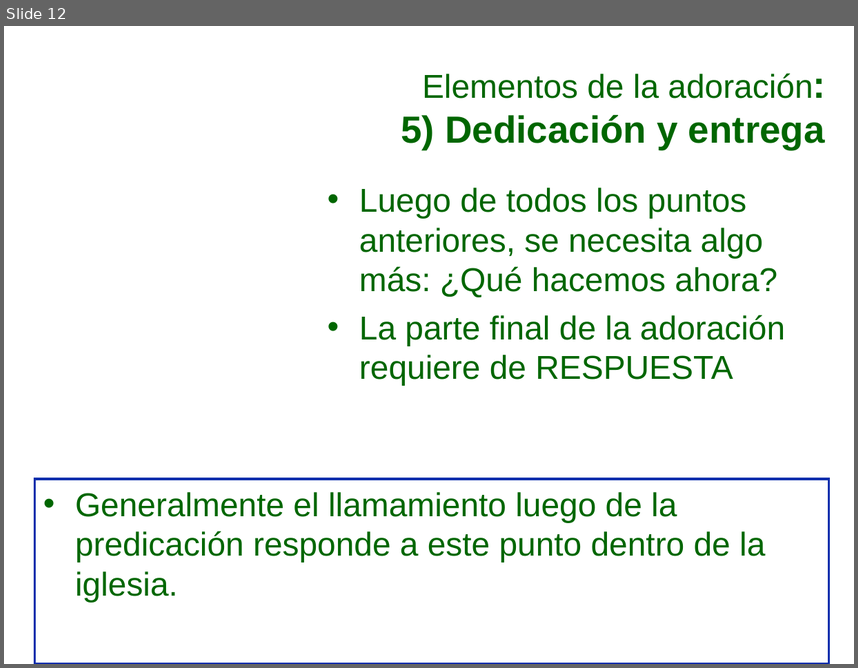
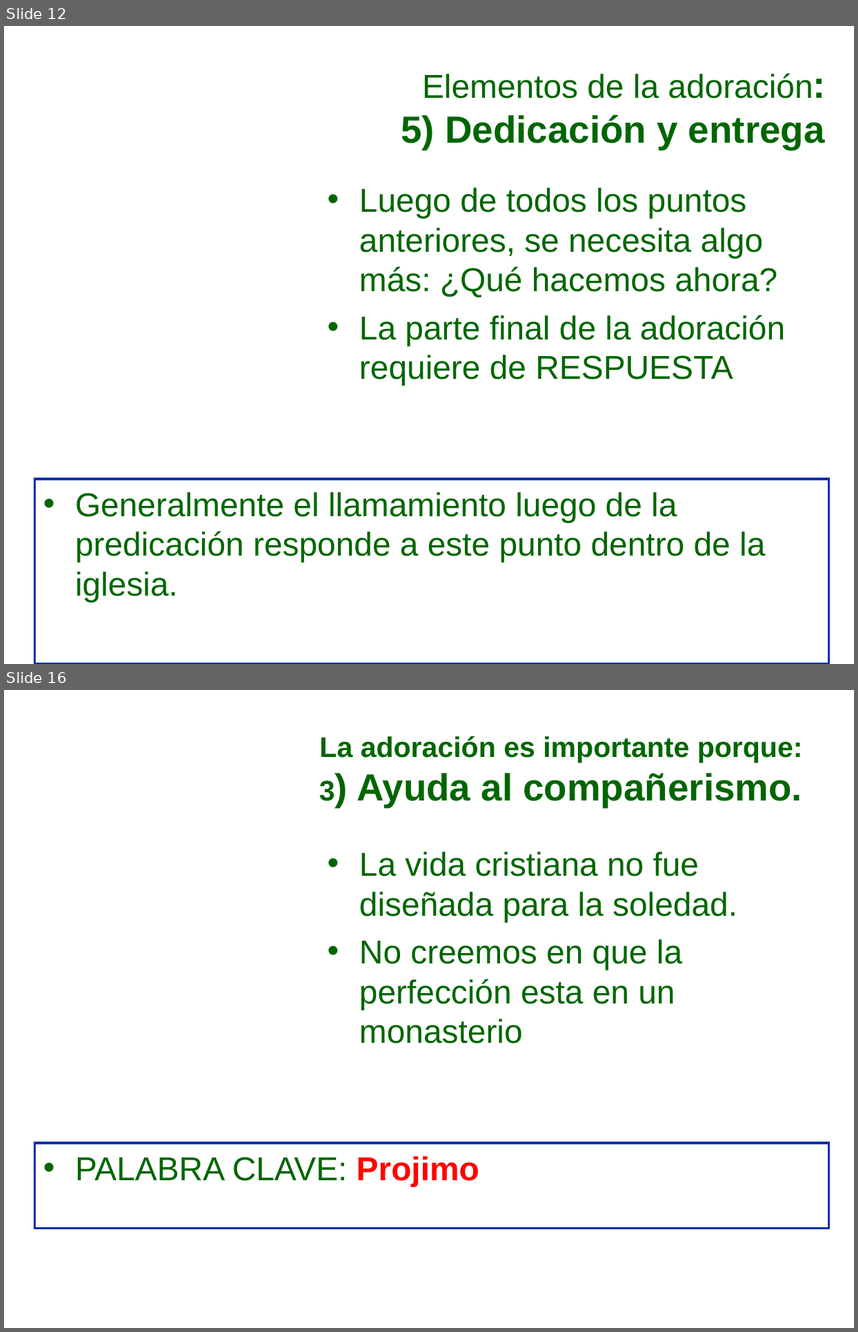
Before and after one commit to afols/iglesia, a slide deck: trunk/ iglesia --username adrianfols/Escuela Dominical/Iglecrecimiento/Mi_iglesia_puede_S4.ppt. Shown one above the other, each under a label of ours: slide 12 before the commit, slides 12 and 16 after it; the slides between them are not shown. The pictures are 858x668 and 858x1332 pixels, drawn with LibreOffice and Linux fonts; fonts in the diff are those of the drawing; background and template pictures are left out. Boxes give left, top, right and bottom in pixels: in the first picture for what was removed or moved away, otherwise in the second. Text is boxed around its words. In the diff, an @@ line names an element or a change of style, - is before the commit and + after.

```diff
--- a/trunk/ iglesia --username adrianfols/Escuela Dominical/Iglecrecimiento/Mi_iglesia_puede_S4.ppt
+++ b/trunk/ iglesia --username adrianfols/Escuela Dominical/Iglecrecimiento/Mi_iglesia_puede_S4.ppt
@@ slide 16 added at bbox=[4, 690, 854, 1328], background picture (left out) @@
@@ title added at bbox=[319, 736, 803, 807], 24 pt, text #006600, bold @@
+La adoración es importante porque:
+3) Ayuda al compañerismo.
@@ text added at bbox=[359, 851, 737, 1043], 28 pt, text #006600 @@
+• La vida cristiana no fue diseñada para la soledad.
+• No creemos en que la perfección esta en un monasterio
@@ rectangle added at bbox=[34, 1143, 829, 1228], fill #FFFFFF, outline #0E2FAD 2.01 pt, 28 pt, text #006600 @@
+• PALABRA CLAVE: Projimo
```
Also in this commit, not shown: 14 other slides added.
